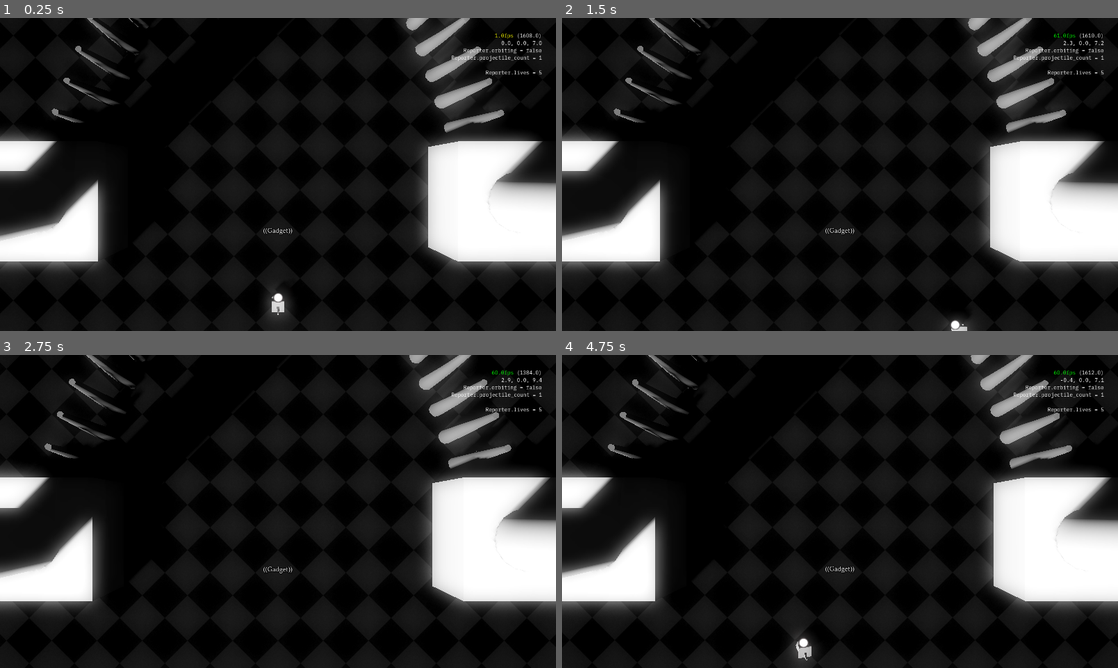
Above: before the commit, frames 1-4 (two rows, left to right).
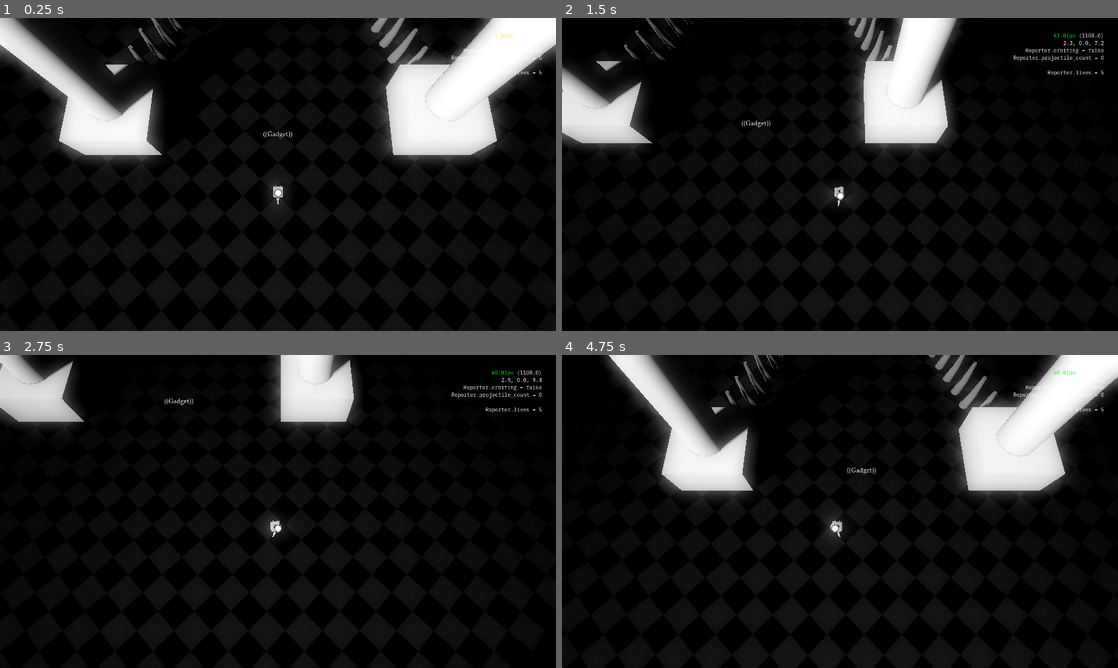
Above: after the commit, the same moments.

Repository: slyllama/dwelt
Game: Godot game, scene res://maps/debug/debug_map.tscn
Two runs of this game, one before a commit and one after it. Both use one fixed random seed, a clock stepped at 60 frames per second and the inputs below.
Inputs (mouse positions are in pixels of both pictures, inside the frame that each line leads up to):
- Up to frame 1 (0.25 s): no input
- Up to frame 2 (1.5 s): move the mouse to (995, 74) at 0.52 s; hold D (strafe_right) 0.53-1.28 s; right-click (995, 74) at 0.6 s; tap F (interact) at 0.8, 1.35 s; move the mouse to (728, 190) at 1.27 s; hold S (move_back) from 1.28 s (still down)
- Up to frame 3 (2.75 s): tap Mouse wheel up (zoom_in) at 1.55, 2.1 s; move the mouse to (333, 442) at 2.02 s; release S (move_back) at 2.03 s; hold D (strafe_right) from 2.03 s (still down); tap Mouse wheel down (zoom_out) at 2.3 s
- Up to frame 4 (4.75 s): move the mouse to (812, 574) at 2.77 s; release D (strafe_right) at 2.78 s; hold W (move_forward) 2.78-3.53 s; tap Mouse wheel down (zoom_out) at 2.85 s; right-click (812, 574) at 3.05 s; move the mouse to (1006, 558) at 3.52 s; hold A (strafe_left) from 3.53 s (still down); right-click (1006, 558) at 3.6 s; tap F (interact) at 3.8, 4.35 s; move the mouse to (673, 464) at 4.27 s; tap Mouse wheel up (zoom_in) at 4.55 s

The runs differ from the first frame. In frame 1, 33% of the frame differs, in the area x 0-100%, y 0-100%; in frame 2, 30%; in frame 3, 28%; in frame 4, 32%.

Commit message:
Camera detaching/following

Diff:
--- a/lib/_global/reporter.gd
+++ b/lib/_global/reporter.gd
@@ -10,6 +10,7 @@
 
 # References to objects
 var camera: Camera3D
+var camera_axis: DweltCamera # handles orbiting etc (not just frustrum)
 var player: DweltPlayer
 
 var current_gadget = null
--- a/lib/gadget/gadget.gd
+++ b/lib/gadget/gadget.gd
@@ -16,12 +16,16 @@
 	set(_val):
 		radius = _val
 		$Collision.shape.radius = radius
-@export var interact_text = "((blahblah))"
+@export var interact_text = "Interact"
+@export var dismiss_interaction = true
 
 func _interact() -> void:
 	Reporter.do_shake_camera.emit()
 	interacted.emit()
-	print("Interacting with '" + title + "'")
+
+	if dismiss_interaction:
+		Reporter.current_gadget = null
+		Reporter.gadget_changed.emit()
 
 func _input(_event: InputEvent) -> void:
 	if Reporter.current_gadget != self: return
--- a/lib/gadget/gadget.tscn
+++ b/lib/gadget/gadget.tscn
@@ -9,7 +9,6 @@
 
 [node name="Gadget" type="Area3D"]
 script = ExtResource("1_xefrw")
-interact_text = null
 
 [node name="Collision" type="CollisionShape3D" parent="."]
 shape = SubResource("CylinderShape3D_bdga2")
--- a/lib/hud/hud.gd
+++ b/lib/hud/hud.gd
@@ -1,13 +1,16 @@
 extends CanvasLayer
 # HUD
 # Draws game UI elements on screen
+
+@onready var interact_label = $InteractLabel/InteractContainer/Text
+@onready var interact_icon = $InteractLabel/InteractContainer/ControllerIcon
 
 func _ready() -> void:
 	Reporter.gadget_changed.connect(func():
 		if Reporter.current_gadget:
 			var _r: Gadget = Reporter.current_gadget
 			if _r.interact_text:
-				$InteractLabel/InteractText.text = "[center]" + _r.interact_text + "[/center]"
-			else: $InteractLabel/InteractText.text = "[center]Interact[/center]"
+				interact_label.text = "[center]" + _r.interact_text + "[/center]"
+			else: interact_label.text = "[center]Interact[/center]"
 			$InteractLabel.dissolve_in()
 		else: $InteractLabel.dissolve_out())
--- a/lib/hud/hud.tscn
+++ b/lib/hud/hud.tscn
@@ -6,6 +6,7 @@
 [ext_resource type="Texture2D" uid="uid://cxemcgoplp0ff" path="res://lib/hud/textures/interact.png" id="3_u1rn0"]
 [ext_resource type="Script" uid="uid://o537atgmmsth" path="res://lib/texture_rect_dissolve/texture_rect_dissolve.gd" id="4_pm6i7"]
 [ext_resource type="FontFile" uid="uid://bjaq6ks7h6ipp" path="res://generic/fonts/pirata_one.ttf" id="6_3pj68"]
+[ext_resource type="Texture2D" uid="uid://3xyeaiyqxrh5" path="res://generic/textures/placeholder.png" id="6_tpybq"]
 
 [sub_resource type="Gradient" id="Gradient_oa3at"]
 
@@ -35,42 +36,56 @@
 grow_horizontal = 0
 
 [node name="InteractLabel" type="TextureRect" parent="."]
-material = SubResource("ShaderMaterial_3pj68")
+material = SubResource("ShaderMaterial_tpybq")
+custom_minimum_size = Vector2(744, 134)
 anchors_preset = 8
 anchor_left = 0.5
 anchor_top = 0.5
 anchor_right = 0.5
 anchor_bottom = 0.5
-offset_left = -259.0
-offset_top = -272.0
-offset_right = 259.0
-offset_bottom = -15.0
+offset_left = -372.0
+offset_top = -147.0
+offset_right = 372.0
+offset_bottom = -13.0
 grow_horizontal = 2
 grow_vertical = 2
 mouse_filter = 2
 texture = ExtResource("3_u1rn0")
+expand_mode = 1
+stretch_mode = 5
 script = ExtResource("4_pm6i7")
 initial_dissolve_value = 0.0
 metadata/_custom_type_script = "uid://o537atgmmsth"
 
-[node name="InteractText" type="RichTextLabel" parent="InteractLabel"]
+[node name="InteractContainer" type="HBoxContainer" parent="InteractLabel"]
 use_parent_material = true
 layout_mode = 1
-anchors_preset = 8
-anchor_left = 0.5
-anchor_top = 0.5
-anchor_right = 0.5
-anchor_bottom = 0.5
-offset_left = -131.0
-offset_top = -98.5
-offset_right = 131.0
-offset_bottom = -33.5
+anchors_preset = 15
+anchor_right = 1.0
+anchor_bottom = 1.0
+offset_top = 49.0
+offset_bottom = -49.0
 grow_horizontal = 2
 grow_vertical = 2
+theme_override_constants/separation = 12
+alignment = 1
+
+[node name="ControllerIcon" type="TextureRect" parent="InteractLabel/InteractContainer"]
+use_parent_material = true
+custom_minimum_size = Vector2(36, 36)
+layout_mode = 2
+texture = ExtResource("6_tpybq")
+expand_mode = 1
+stretch_mode = 5
+
+[node name="Text" type="RichTextLabel" parent="InteractLabel/InteractContainer"]
+use_parent_material = true
+layout_mode = 2
 mouse_filter = 2
 theme_override_fonts/normal_font = ExtResource("6_3pj68")
-theme_override_font_sizes/normal_font_size = 44
+theme_override_font_sizes/normal_font_size = 28
 bbcode_enabled = true
 text = "[center]Interact[/center]"
+fit_content = true
 scroll_active = false
 autowrap_mode = 0
--- a/lib/player/player_camera/player_camera.gd
+++ b/lib/player/player_camera/player_camera.gd
@@ -1,32 +1,45 @@
-extends Node3D
+class_name DweltCamera extends Node3D
 # PlayerCamera
 # Camera controls and rotation
 
-@export var zoom_increment = 0.15
-@export var zoom_clamp_near = 2.0
-@export var zoom_clamp_far = 6.0
+@export var track_object = false
+@export var track_target = null
 
 @onready var target_zoom_distance = $Axis/Camera.position.z
+@onready var target_position = Reporter.player_position
+@onready var target_roll = $Axis.rotation_degrees.x
 
-func _input(_event: InputEvent) -> void:
-	if Input.is_action_just_pressed("zoom_in"):
-		target_zoom_distance -= zoom_increment
-	if Input.is_action_just_pressed("zoom_out"):
-		target_zoom_distance += zoom_increment
+var frozen = false
+
+func freeze_camera(hold_position: Vector3) -> void:
+	frozen = true
+	target_position = hold_position
+	target_zoom_distance = 9.0
+	target_roll = -90.0
+
+func unfreeze_camera() -> void:
+	frozen = false
+	target_position = Reporter.player_position
+	target_zoom_distance = 8.0
+	target_roll = -70.0
 
 func _ready() -> void:
 	Reporter.do_shake_camera.connect(func(): $Anim.play("shake"))
-	Reporter.player.focus_mode_entered.connect(func(): target_zoom_distance -= 0.5)
-	Reporter.player.focus_mode_exited.connect(func(): target_zoom_distance += 0.5)
+	Reporter.player.focus_mode_entered.connect(func(): target_zoom_distance -= 0.1)
+	Reporter.player.focus_mode_exited.connect(func(): target_zoom_distance += 0.1)
 
+	unfreeze_camera()
+	Reporter.camera_axis = self
 	Reporter.camera = $Axis/Camera # assign camera to Reporter
 
 func _process(_delta: float) -> void:
-	# Clamp zoom distances
-	target_zoom_distance = clamp(
-		target_zoom_distance, zoom_clamp_near, zoom_clamp_far)
+	if !frozen: target_position = Reporter.player_position
+	position = lerp(position, target_position, Utils.crit_lerp(20.0))
 
-	# Smooth and update camera zoom
+	# Update roll
+	$Axis.rotation_degrees.x = lerp(
+		$Axis.rotation_degrees.x, target_roll, Utils.crit_lerp(6.0))
+
 	$Axis/Camera.position.z = lerp(
 		$Axis/Camera.position.z, target_zoom_distance,
-		Utils.crit_lerp(10.0))
+		Utils.crit_lerp(6.0))
--- a/maps/debug/debug_map.gd
+++ b/maps/debug/debug_map.gd
@@ -5,37 +5,12 @@
 const AMOUNT = 12
 const AMOUNT_X = 5
 
-#func _process(_delta: float) -> void:
-	#$Camera.position = lerp(
-		#$Camera.position, $Player.position,
-		#Utils.crit_lerp(20.0))
+func _on_gadget_interacted() -> void:
+	if !Reporter.camera_axis.frozen:
+		Reporter.camera_axis.freeze_camera(Vector3(0, 0, 4.0))
+	else: Reporter.camera_axis.unfreeze_camera()
 
-# Reduce stutter by adding a projectile to the map
-func _preload_projectile() -> void:
-	var _p = Projectile.new()
-	_p.position.y = -1.0
-	add_child(_p)
-	for _i in 3: await get_tree().process_frame
-	_p.queue_free()
-
-func _ready() -> void:
-	_preload_projectile()
-
-func _on_gadget_interacted() -> void:
 	var _e = ProjectileEvent.new()
 	_e.position.y = -1.0
 	add_child(_e)
-
 	_e.play({ "type": "test" })
-
-	#for z in AMOUNT:
-		#for x in AMOUNT_X:
-			#var _p = Projectile.new()
-			#_p.position.x = x * 0.7 - AMOUNT_X * 0.7 / 2.0
-			#_p.position.z = z * 0.7 - AMOUNT * 0.5 + 1.0
-			#_p.lifetime = 7.0
-			#_p.radius = 0.21
-			#_p.rotation.y = -PI * 1/2
-			##_p.rotation.y = rng.randf_range(PI + 0.8, 2 * PI - 0.8)
-			##_p.forward_speed = randf_range(0.6, 1.0)
-			#add_child(_p)
Binary file added: generic/textures/placeholder.png
Not shown, added: generic/textures/placeholder.png.import
Not shown: 2 places in lib/hud/hud.tscn that only renumber resources
Binary file changed: lib/hud/textures/interact.png
